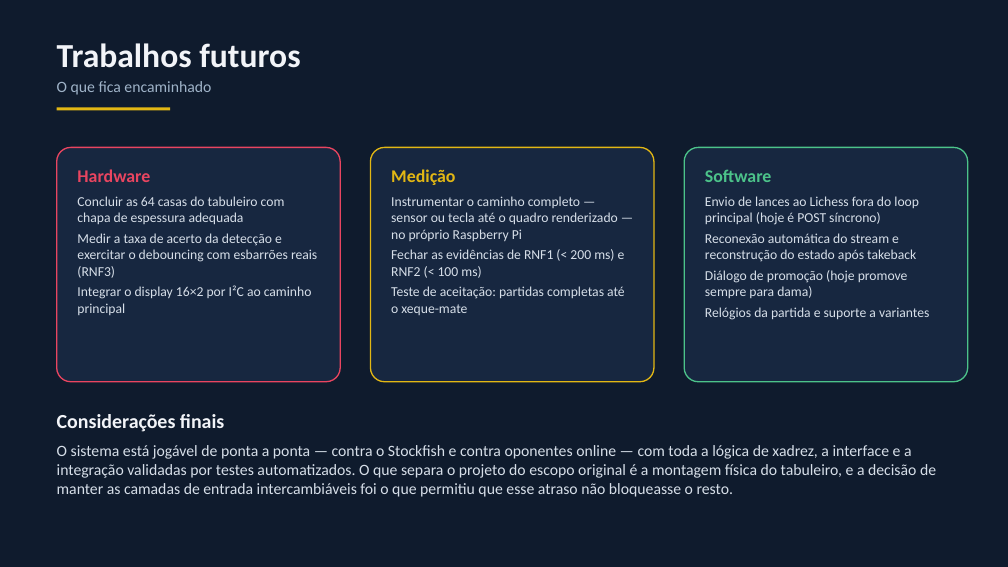
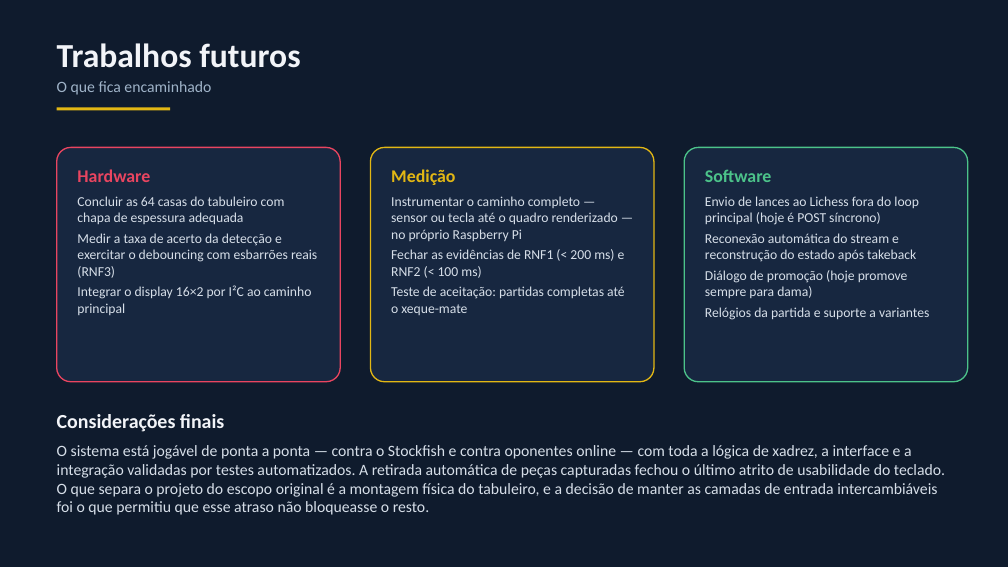
Before and after one commit to Betoh-20/PCS3732-Prockfish, a slide deck: slide 16 of docs/Apresentacao-Final.pptx (slide 15 before the commit). Drawn at 1008x567 pixels with LibreOffice and Linux fonts; fonts in the diff are those of the drawing. Boxes give left, top, right and bottom in pixels: in the first picture for what was removed or moved away, otherwise in the second. Text is boxed around its words. In the diff, an @@ line names an element or a change of style, - is before the commit and + after.

Commit message:
Apresentação: slide da retirada automática de peça capturada
- Novo slide s11 (captura automática): problema, solução (@sync) e
  pontos de sincronização
- s07 (IPC): bloco mono do canal de volta @sync|... e menção no cartão
  do teclado
- s13 (testes): 5 suítes (inclui test_keypad_capture.py), evidências
  atualizadas
- s14 (rastreabilidade): RNF3 cita espelho bidirecional
- s15 (dificuldades): divergência resolvida com canal @sync
- s16 (considerações finais): menciona o fechamento do atrito de
  usabilidade do teclado
- 17 slides (antes 16)

```diff
--- a/docs/Apresentacao-Final.pptx
+++ b/docs/Apresentacao-Final.pptx
@@ text at (x1=57, y1=445, x2=945, y2=515): text changed @@
-O sistema está jogável de ponta a ponta — contra o Stockfish e contra oponentes online — com toda a lógica de xadrez, a interface e a integração validadas por testes automatizados. O que separa o projeto do escopo original é a montagem física do tabuleiro, e a decisão de manter as camadas de entrada intercambiáveis foi o que permitiu que esse atraso não bloqueasse o resto.
+O sistema está jogável de ponta a ponta — contra o Stockfish e contra oponentes online — com toda a lógica de xadrez, a interface e a integração validadas por testes automatizados. A retirada automática de peças capturadas fechou o último atrito de usabilidade do teclado. O que separa o projeto do escopo original é a montagem física do tabuleiro, e a decisão de manter as camadas de entrada intercambiáveis foi o que permitiu que esse atraso não bloqueasse o resto.
```
Also in this commit, not shown: 4 other slides changed, 1 slide added, 1 other file.
